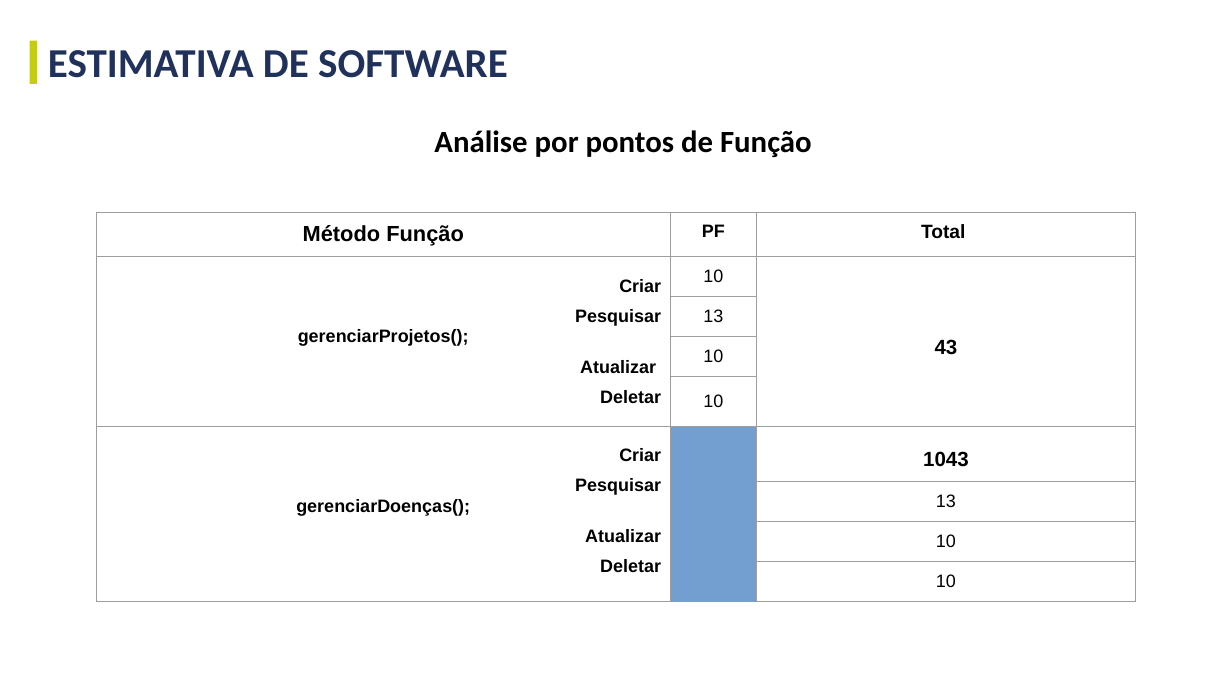
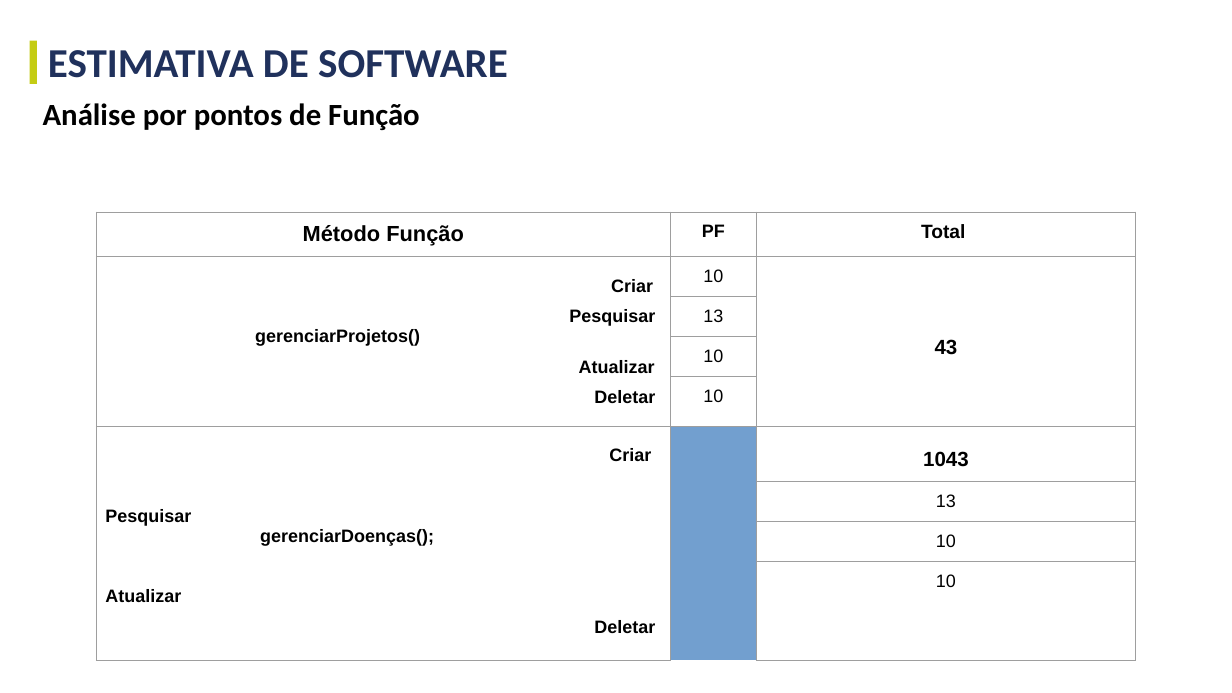
Before and after one commit to GustavoGinoTerezo/projetos-faculdade, a slide deck: slide 15 of terceiro-semestre/documentacao-e-templates/gestao-e-qualidade-de-software/Gestão e Qualidade de SW - Projeto A3 - Template.pptx (slide 14 before the commit). Drawn at 1232x693 pixels with LibreOffice and Linux fonts; fonts in the diff are those of the drawing. Boxes give left, top, right and bottom in pixels: in the first picture for what was removed or moved away, otherwise in the second. Text is boxed around its words. In the diff, an @@ line names an element or a change of style, - is before the commit and + after.

```diff
--- a/terceiro-semestre/documentacao-e-templates/gestao-e-qualidade-de-software/Gestão e Qualidade de SW - Projeto A3 - Template.pptx
+++ b/terceiro-semestre/documentacao-e-templates/gestao-e-qualidade-de-software/Gestão e Qualidade de SW - Projeto A3 - Template.pptx
@@ text "Análise por pontos de Função": place and size @@
-text "Análise por pontos de Função" at (434,130,812,157)
+text "Análise por pontos de Função" at (43,103,420,130)
@@ text "Análise por pontos de Função" at (43,103,420,130): alignment centre to left @@
@@ table at (96,213,1136,637) @@
-row 2, column 1: Criar / Pesquisar / gerenciarProjetos(); / Atualizar / Deletar
+row 2, column 1: Criar / Pesquisar / gerenciarProjetos() / Atualizar / Deletar
@@ alignment right to left @@
@@ alignment centre to left @@
```
Also in this commit, not shown: 19 other slides changed, 3 slides added, 1 slide removed, 5 other files.
